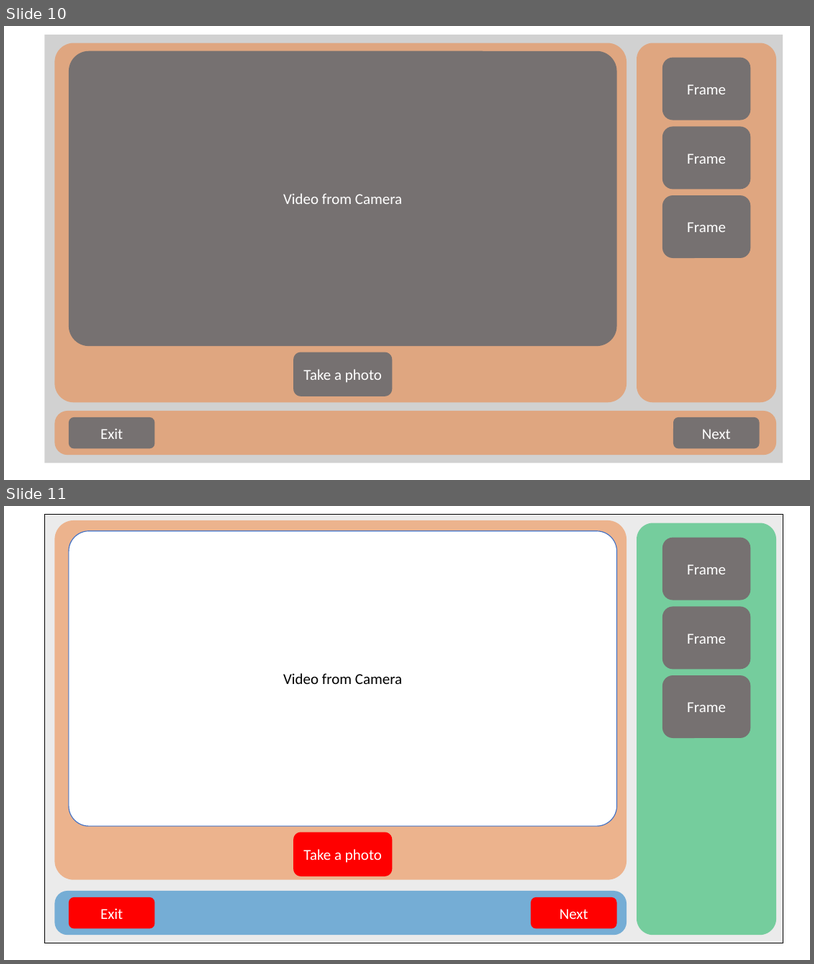
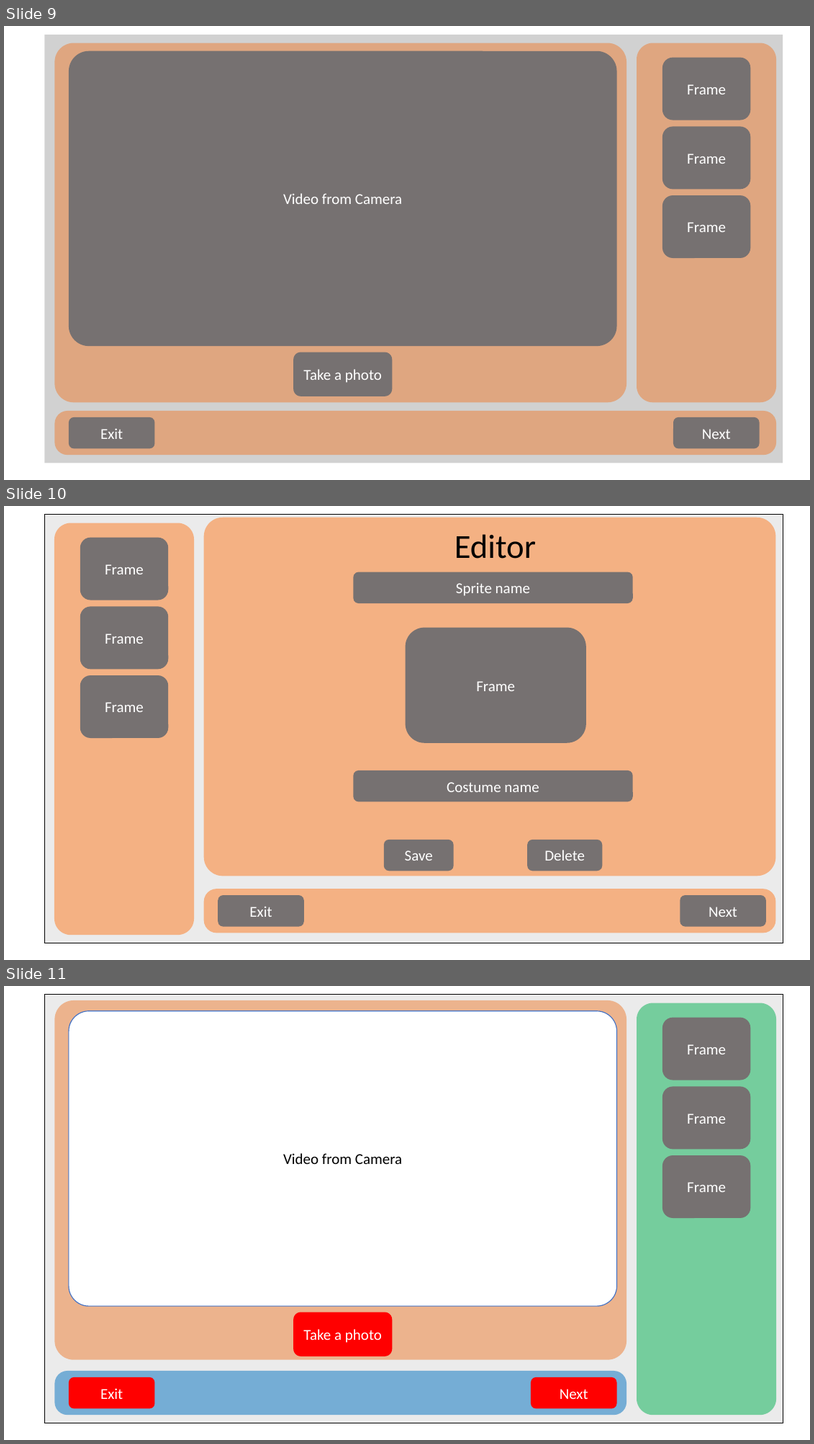
Before and after one commit to Kavies115/MMP-Sprites, a slide deck: dev/06032023/Consept for UI .pptx. Shown one above the other, each under a label of ours: slides 10 and 11 before the commit, slides 9, 10 and 11 after it. The pictures are 814x964 and 814x1444 pixels, drawn with LibreOffice and Linux fonts; fonts in the diff are those of the drawing. Boxes give left, top, right and bottom in pixels: in the first picture for what was removed or moved away, otherwise in the second. Text is boxed around its words. In the diff, an @@ line names an element or a change of style, - is before the commit and + after.

```diff
--- a/dev/06032023/Consept for UI .pptx
+++ b/dev/06032023/Consept for UI .pptx
@@ slide 10 added at (x1=4, y1=506, x2=810, y2=960), background #FFFFFF @@
@@ rectangle added at (x1=44, y1=515, x2=783, y2=943), fill #D9D9D9 at 50% opacity, outline #000000 0.75 pt @@
@@ rounded rectangle added at (x1=54, y1=523, x2=194, y2=935), fill #F4B183 @@
@@ rounded rectangle added at (x1=204, y1=518, x2=777, y2=875), fill #F4B183 @@
@@ rounded rectangle added at (x1=80, y1=538, x2=169, y2=600), fill #767171, 18 pt, text #FFFFFF @@
+Frame
@@ text added at (x1=455, y1=534, x2=536, y2=559), 40 pt, text #000000 @@
+Editor
@@ rounded rectangle added at (x1=354, y1=572, x2=633, y2=603), fill #767171, 18 pt, text #FFFFFF @@
+Sprite name
@@ rounded rectangle added at (x1=80, y1=606, x2=169, y2=669), fill #767171, 18 pt, text #FFFFFF @@
+Frame
@@ rounded rectangle added at (x1=406, y1=628, x2=586, y2=743), fill #767171, 18 pt, text #FFFFFF @@
+Frame
@@ rounded rectangle added at (x1=80, y1=675, x2=169, y2=739), fill #767171, 18 pt, text #FFFFFF @@
+Frame
@@ rounded rectangle added at (x1=354, y1=770, x2=633, y2=802), fill #767171, 18 pt, text #FFFFFF @@
+Costume name
@@ rounded rectangle added at (x1=384, y1=839, x2=453, y2=871), fill #767171, 18 pt, text #FFFFFF @@
+Save
@@ rounded rectangle added at (x1=528, y1=839, x2=603, y2=871), fill #767171, 18 pt, text #FFFFFF @@
+Delete
@@ rounded rectangle added at (x1=204, y1=888, x2=777, y2=932), fill #F4B183 @@
@@ rounded rectangle added at (x1=218, y1=895, x2=304, y2=926), fill #767171, 18 pt, text #FFFFFF @@
+Exit
@@ rounded rectangle added at (x1=680, y1=895, x2=766, y2=926), fill #767171, 18 pt, text #FFFFFF @@
+Next
@@ what was slide 10 is now slide 9 @@
```
Also in this commit, not shown: 5 slides changed, 1 slide removed, 4 other files.
